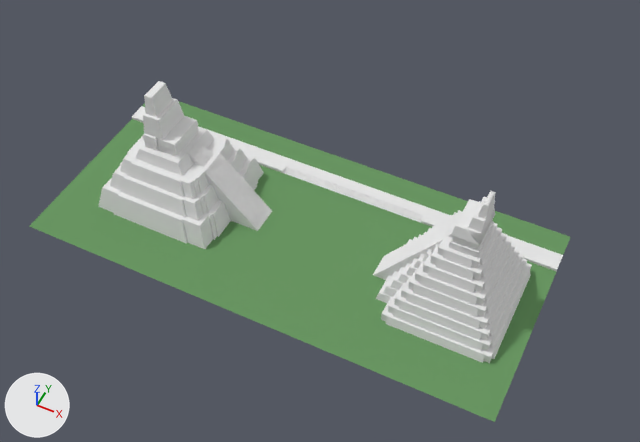
Renders of the Blender file 2_Produccion/Juego/Modelos/templo.blend from each side of a commit.
Both versions are drawn from a 50 mm lens placed at (82.4, -164.8, 216.6), pointed at (-3.6, 7.2, 1.6). The lights are fixed; the arrows at lower left show +X, +Y and +Z.
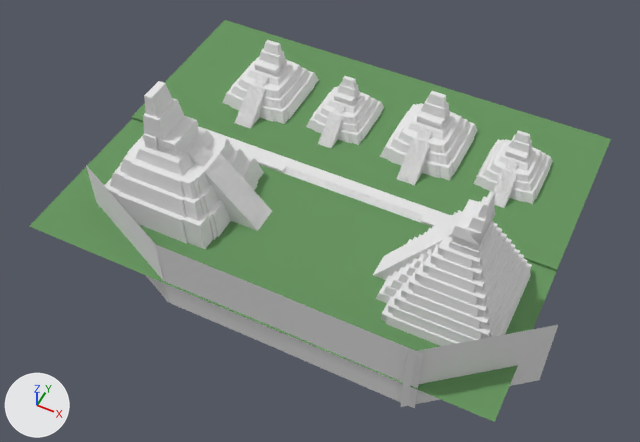
Commit message: agreando assets del Juego

Changed parts and their boxes (x1, y1, x2, y2) in the pictures (640 x 442 px):
'Plane', reshaped (8% wider, 25% taller): before (30, 101, 570, 422); after (30, 20, 611, 422)
'mesh1.003', added: after (380, 91, 553, 208)
'mesh1.001', added: after (222, 40, 384, 148)
'Plane.002', added: after (282, 296, 423, 408)
'Plane.003', added: after (155, 244, 285, 352)
'Plane.004', added: after (400, 325, 558, 407)
'Plane.001', added: after (86, 165, 168, 300)
part 1 of me_plane, built on: before (84, 117, 570, 400); after (84, 20, 611, 400)
part 2 of me_plane, recoloured: (132, 106, 145, 121) in both

Diff of the bpy script that builds the scene:
```diff
--- a/2_Produccion/Juego/Modelos/templo.blend.py
+++ b/2_Produccion/Juego/Modelos/templo.blend.py
@@ me_plane @@
 # used by ob_plane; location = (0.0, 0.0, 0.0); scale = (56.0, 56.0, 56.0)
-me_plane.from_pydata(...)  # 70 vertices, 43 faces; spans x -1.57..1.27, y -0.64..0.67, z 0.0..0.02
+me_plane.from_pydata(...)  # 77 vertices, 54 faces; spans x -1.57..1.27, y -0.64..1.58, z 0.0..0.02
+# me_plane part 1
+# 6 vertices are removed from x -1.57..1.27, y 0.4, z 0.0
+# 10 faces are deleted
+# 6 new vertices lie (0.0, 0.91, 0.0) away from vertices in x -1.57..1.27, y 0.67, z 0.02
+# 7 new vertices lie (-0.45, 0.0, 0.0) away from vertices in x 1.27, y -0.64..1.58, z 0.0..0.02
+# 18 new faces join them, mat_cesped (its picture is missing)
+# 3 new faces join them, mat_material (white #e7e7e7)
+# me_plane part 2: 2 faces spanning x -1.57..-1.27, y 0.4..0.52, z 0.02 switch from mat_material (white #e7e7e7) to mat_cesped (its picture is missing)
@@ me_plane_001 @@
+me_plane_001.from_pydata([(1.29, 0.86, 0.0), (1.29, -0.95, 0.0), (-1.44, -0.95, 0.0), (-1.44, 0.86, 0.0)], [], [(0, 3, 2, 1)])
+me_plane_001.materials.append(mat_material_001)  # its picture is missing
@@ me_plane_003 @@
+me_plane_003.from_pydata([(1.29, 0.86, 0.0), (1.29, -0.95, 0.0), (-1.44, -0.95, 0.0), (-1.44, 0.86, 0.0)], [], [(0, 3, 2, 1)])
+me_plane_003.materials.append(mat_material_001)  # its picture is missing
@@ ob_plane_001 @@
+ob_plane_001 = bpy.data.objects.new('Plane.001', me_plane_001)
+ob_plane_001.location = (-56.5, -25.9, 4.0)
+ob_plane_001.rotation_euler = (-1.571, 3.142, -0.437)  # degrees (-90, 180, -25)
+ob_plane_001.scale = (15.6, 15.6, 15.6)
@@ ob_plane_003 @@
+ob_plane_003 = bpy.data.objects.new('Plane.003', me_plane_003)
+ob_plane_003.location = (-16.4, -35.3, 4.0)
+ob_plane_003.rotation_euler = (-1.571, 3.142, 0.00167)  # degrees (-90, 180, 0.1)
+ob_plane_003.scale = (15.6, 15.6, 15.6)
@@ ob_plane_002 @@
+ob_plane_002 = bpy.data.objects.new('Plane.002', me_plane_001)
+ob_plane_002.location = (25.8, -35.5, 4.0)
+ob_plane_002.rotation_euler = (-1.571, 3.142, -0.00421)  # degrees (-90, 180, -0.2)
+ob_plane_002.scale = (15.6, 15.6, 15.6)
@@ ob_plane_004 @@
+ob_plane_004 = bpy.data.objects.new('Plane.004', me_plane_003.copy())
+ob_plane_004.location = (60.1, -24.4, 4.0)
+ob_plane_004.rotation_euler = (-1.571, 3.142, 0.677)  # degrees (-90, 180, 39)
+ob_plane_004.scale = (15.6, 15.6, 15.6)
@@ ob_mesh1_001 @@
+ob_mesh1_001 = bpy.data.objects.new('mesh1.001', me_mesh1_geometry_000)  # 1088 vertices, 2124 faces; spans x -832.0..1260.0, y -804.0..2418.0, z 53.0..1233.0; in mat_material_0_3_0 (its picture is missing), mat_material_4_7_0 (its picture is missing), mat_material_6_9_0 (its picture is missing), mat_material_3_6_0 (its picture is missing), mat_material_8_11_0 (its picture is missing), mat_material_5_8_0 (its picture is missing), mat_material_1_4_0 (its picture is missing), mat_material_9_12_0 (its picture is missing), mat_material_7_10_0 (its picture is missing), mat_material_2_5_0 (its picture is missing), mat_material_2_5_8 (its picture is missing), mat_material_10_13_0 (its picture is missing)
+ob_mesh1_001.location = (-49.0, 57.9, 0.1)
+ob_mesh1_001.rotation_euler = (0.0, 0.0, -1.571)  # degrees (0, 0, -90)
+ob_mesh1_001.scale = (0.0172, 0.0172, 0.0172)
@@ ob_mesh1_003 @@
+ob_mesh1_003 = bpy.data.objects.new('mesh1.003', me_mesh1_geometry_000)  # 1088 vertices, 2124 faces; spans x -832.0..1260.0, y -804.0..2418.0, z 53.0..1233.0; in mat_material_0_3_0 (its picture is missing), mat_material_4_7_0 (its picture is missing), mat_material_6_9_0 (its picture is missing), mat_material_3_6_0 (its picture is missing), mat_material_8_11_0 (its picture is missing), mat_material_5_8_0 (its picture is missing), mat_material_1_4_0 (its picture is missing), mat_material_9_12_0 (its picture is missing), mat_material_7_10_0 (its picture is missing), mat_material_2_5_0 (its picture is missing), mat_material_2_5_8 (its picture is missing), mat_material_10_13_0 (its picture is missing)
+ob_mesh1_003.location = (14.6, 57.9, 0.1)
+ob_mesh1_003.rotation_euler = (0.0, 0.0, -1.571)  # degrees (0, 0, -90)
+ob_mesh1_003.scale = (0.0172, 0.0172, 0.0172)
```
